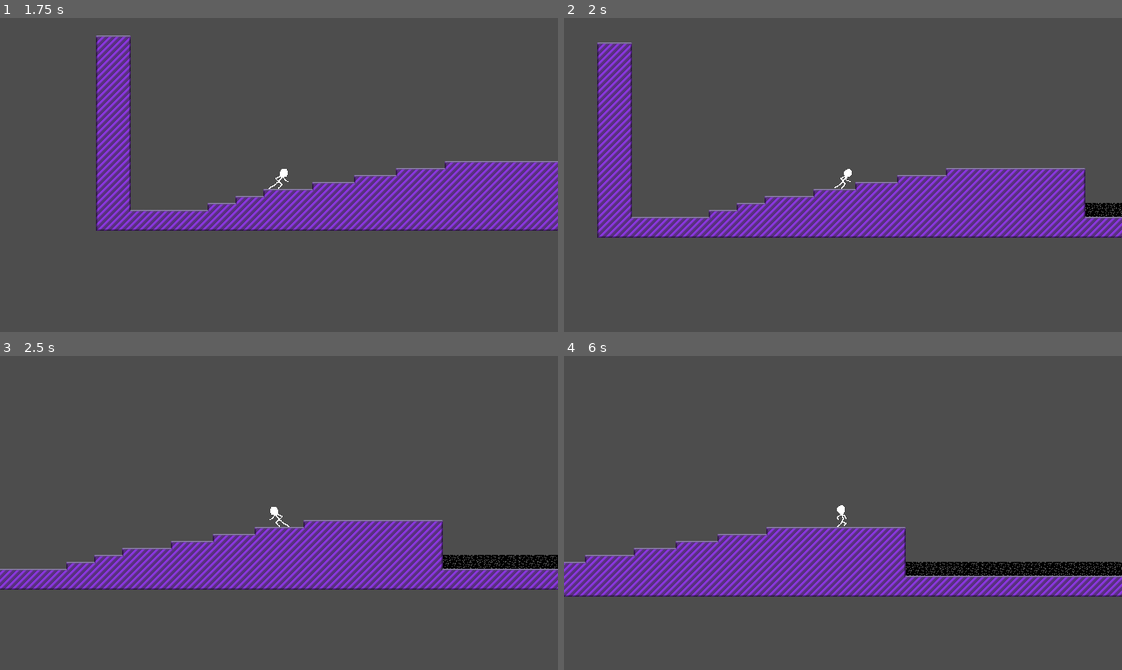
Above: before the commit, frames 1-4 (two rows, left to right).
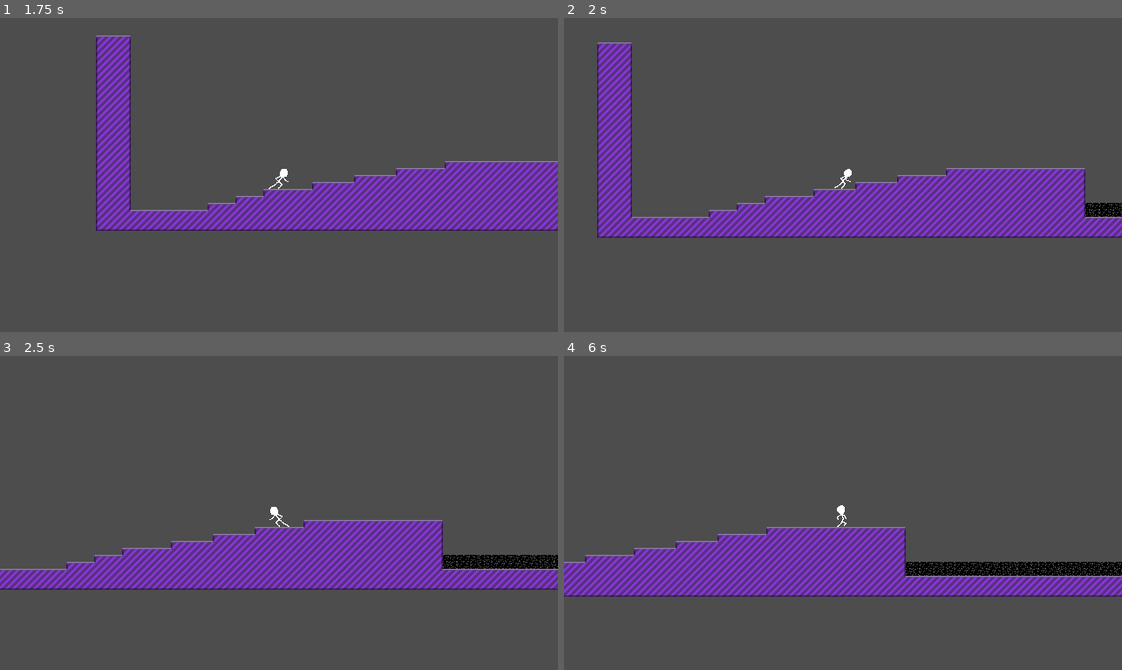
Above: after the commit, the same moments.

Repository: ncssm-mor-NyE9DoBlxs3M/platformer
Game: Godot game, scene res://Test.tscn
The game is run twice, just before and just after one commit, with the same random seed, the same clock (stepped at 60 frames per second) and the same inputs.
Inputs:
- Up to frame 1 (1.75 s): tap Enter at 0.5 s; hold Right (right) from 0.53 s (still down); tap Z (jump) at 0.77, 1.52 s
- Up to frame 2 (2 s): keep holding Right (right)
- Up to frame 3 (2.5 s): release Right (right) at 2.03 s; hold Left (left) from 2.03 s (still down)
- Up to frame 4 (6 s): release Left (left) at 2.78 s; hold Right (right) 2.78-4.28 s; tap Z (jump) at 3.02, 3.77, 4.52 s; hold Left (left) 4.28-5.03 s; hold Right (right) 5.03-5.78 s; hold Left (left) from 5.78 s (still down)

Frame 1 is identical in both runs. In frame 2, less than 0.1% of the frame differs, in the area x 93-100%, y 58-64%; in frame 3, 0.2%; in frame 4, 0.4%, in the area x 61-100%, y 65-70%.

Commit message:
added checkpoint

Diff:
--- a/Player.tscn
+++ b/Player.tscn
@@ -176,7 +176,7 @@
 }
 
 [node name="Player" type="CharacterBody2D" unique_id=1205682914]
-collision_layer = 0
+collision_layer = 128
 script = ExtResource("1_kpjcp")
 
 [node name="Sprite" type="AnimatedSprite2D" parent="." unique_id=1262533730]
--- a/Test.tscn
+++ b/Test.tscn
@@ -4,6 +4,7 @@
 [ext_resource type="PackedScene" uid="uid://d2la8or3pq5np" path="res://Player.tscn" id="2_2au82"]
 [ext_resource type="Texture2D" uid="uid://bgwnetgji26s" path="res://assets/darkness.png" id="2_8tn2x"]
 [ext_resource type="AudioStream" uid="uid://b8x6toeasf0qx" path="res://assets/placeholder_music.wav" id="3_2au82"]
+[ext_resource type="PackedScene" uid="uid://bwr0yheybxesi" path="res://checkpoint.tscn" id="5_aq4fw"]
 
 [sub_resource type="TileSetAtlasSource" id="TileSetAtlasSource_8tn2x"]
 texture = ExtResource("1_njov2")
@@ -419,7 +420,16 @@
 tile_set = SubResource("TileSet_aq4fw")
 
 [node name="Player" parent="." unique_id=263793672 instance=ExtResource("2_2au82")]
+collision_layer = 128
 
 [node name="Music" type="AudioStreamPlayer" parent="." unique_id=279181697]
 stream = ExtResource("3_2au82")
 autoplay = true
+
+[node name="Area2D" parent="." unique_id=1155142488 instance=ExtResource("5_aq4fw")]
+position = Vector2(1523, -188)
+scale = Vector2(0.08000002, 0.08000002)
+collision_layer = 0
+collision_mask = 128
+
+[connection signal="body_entered" from="Area2D" to="Player" method="_on_area_2d_body_entered"]
--- /dev/null
+++ b/checkpoint.gd
@@ -0,0 +1,11 @@
+extends Node2D
+
+
+# Called when the node enters the scene tree for the first time.
+func _ready() -> void:
+	pass # Replace with function body.
+
+
+# Called every frame. 'delta' is the elapsed time since the previous frame.
+func _process(delta: float) -> void:
+	pass
--- /dev/null
+++ b/checkpoint.tscn
@@ -0,0 +1,16 @@
+[gd_scene format=3 uid="uid://bwr0yheybxesi"]
+
+[ext_resource type="Texture2D" uid="uid://ir246ok83kw4" path="res://assets/checkpoint.png" id="1_luqgl"]
+
+[sub_resource type="RectangleShape2D" id="RectangleShape2D_luqgl"]
+size = Vector2(224, 224)
+
+[node name="Area2D" type="Area2D" unique_id=1155142488]
+collision_layer = 0
+collision_mask = 128
+
+[node name="CollisionShape2D" type="CollisionShape2D" parent="." unique_id=621641936]
+shape = SubResource("RectangleShape2D_luqgl")
+
+[node name="Sprite2D" type="Sprite2D" parent="." unique_id=621973089]
+texture = ExtResource("1_luqgl")
--- a/player.gd
+++ b/player.gd
@@ -1,4 +1,4 @@
-extends CharacterBody2D
+class_name Player extends CharacterBody2D
 
 @export_group("Movement")
 @export var speed_cap: float = 1000.
@@ -16,6 +16,8 @@
 
 var current_coyote_time: float
 var facing_left: bool = false
+
+var respawn_pos: Vector2 = Vector2.ZERO
 
 func _physics_process(delta) -> void:
 	var input := Input.get_axis("left", "right")
@@ -66,6 +68,12 @@
 	die()
 
 func die() -> void:
-	position = Vector2.ZERO
+	position = respawn_pos
 	velocity = Vector2.ZERO
 	$Animations.play("death")
+
+
+func _on_area_2d_body_entered(body: Node2D) -> void:
+	if body is Player:
+		print("checkpoint touched")
+		respawn_pos = self.position
Binary file added: assets/checkpoint.png
Not shown, added: assets/checkpoint.png.import
Not shown, added: checkpoint.gd.uid
